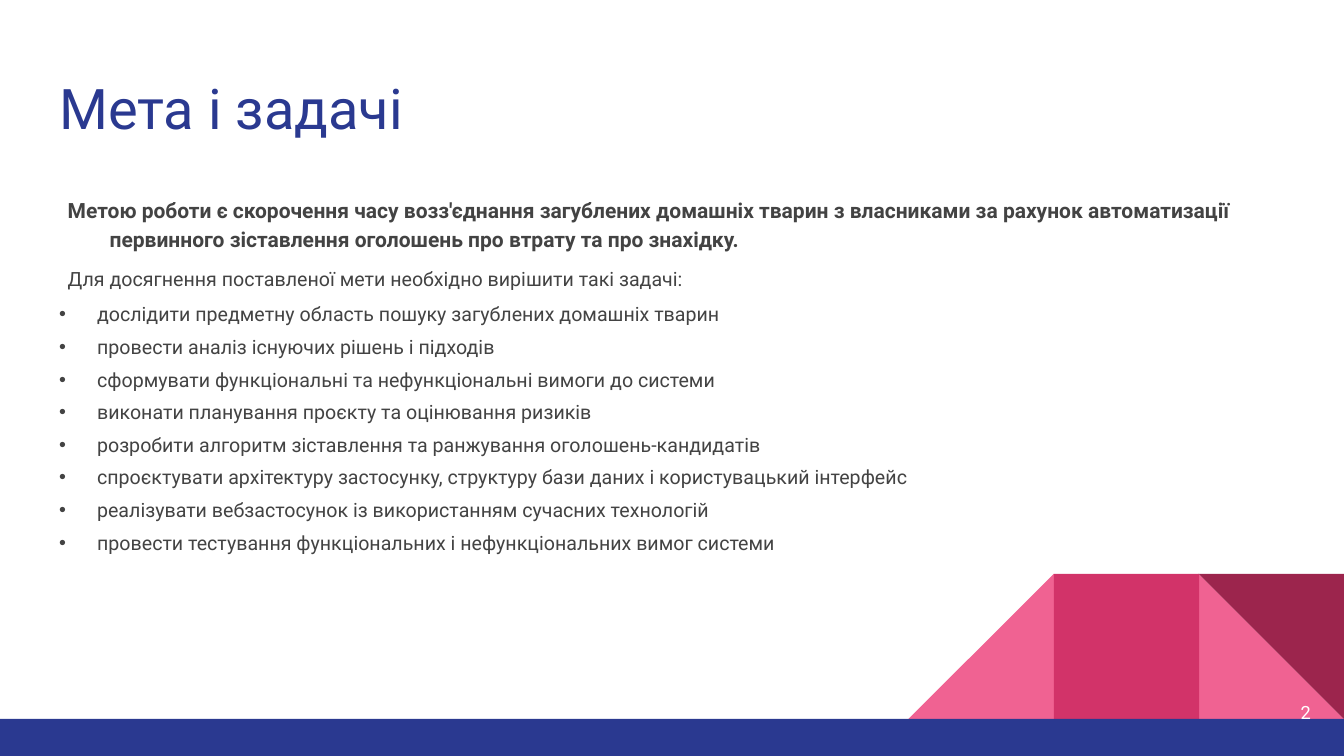
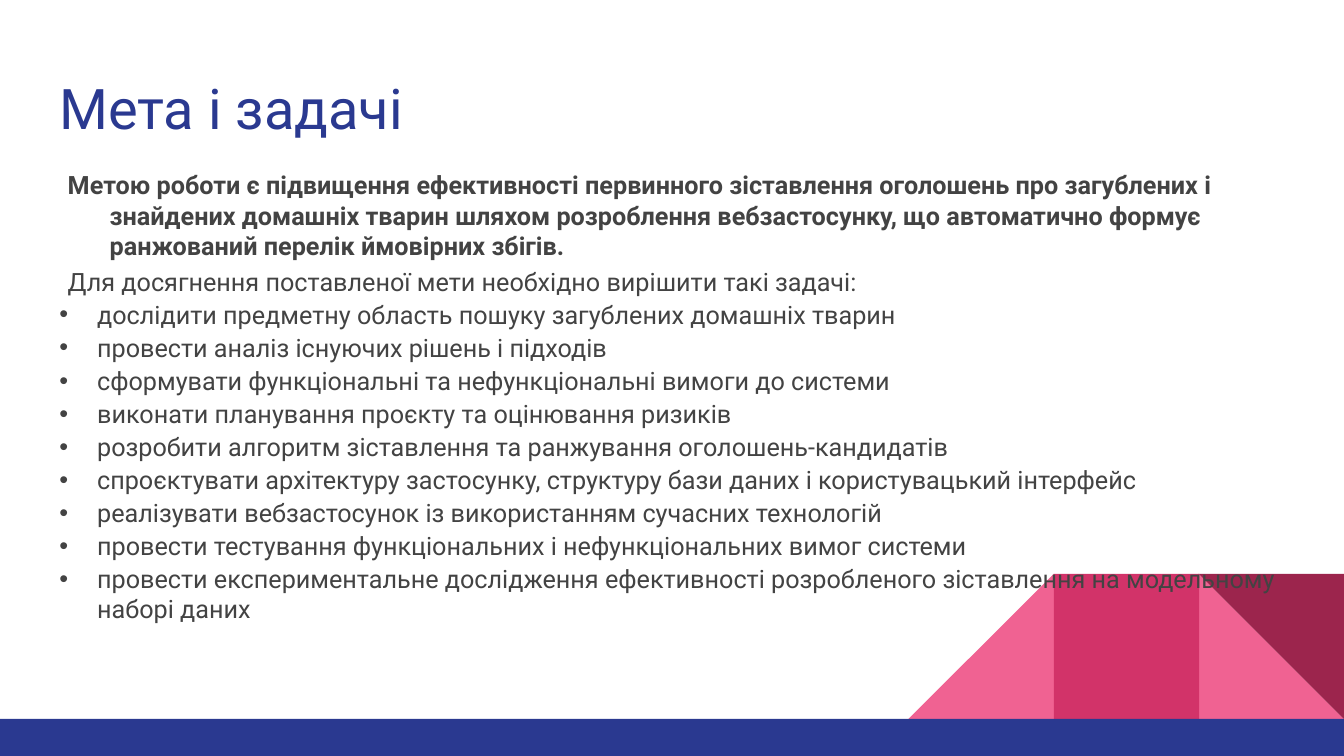
Before and after one commit to Ilyaberbx/diplomna_robota, a slide deck: slide 2 of thesis/presentation.pptx. Drawn at 1344x756 pixels with LibreOffice and Linux fonts; fonts in the diff are those of the drawing. Boxes give left, top, right and bottom in pixels: in the first picture for what was removed or moved away, otherwise in the second. Text is boxed around its words. In the diff, an @@ line names an element or a change of style, - is before the commit and + after.

```diff
--- a/thesis/presentation.pptx
+++ b/thesis/presentation.pptx
@@ text "Метою роботи є підвищення ефективності ...": place and size @@
-text "Метою роботи є підвищення ефективності ..." at (68, 202, 1229, 554)
+text "Метою роботи є підвищення ефективності ..." at (68, 175, 1274, 623)
@@ text at (68, 175, 1211, 260): text changed; size 15 to 18 pt @@
-Метою роботи є скорочення часу возз'єднання загублених домашніх тварин з власниками за рахунок автоматизації первинного зіставлення оголошень про втрату та про знахідку.
+Метою роботи є підвищення ефективності первинного зіставлення оголошень про загублених і знайдених домашніх тварин шляхом розроблення вебзастосунку, що автоматично формує ранжований перелік ймовірних збігів.
@@ text at (68, 272, 1136, 561): size 14 to 18 pt in "Для досягнення поставленої мети необхідно вирішити такі ...", "дослідити предметну область пошуку загублених домашніх твари ...", "провести аналіз існуючих рішень і підходів", "сформувати функціональні та нефункціональні вимоги до систем ..." and 5 more places; line spacing 1.15 to 1; less space between paragraphs @@
@@ text at (97, 565, 1274, 623): paragraph added @@
+• провести експериментальне дослідження ефективності розробленого зіставлення на модельному наборі даних
@@ page number removed at (1301, 706, 1311, 725) @@
-2
```
Also in this commit, not shown: 12 other slides changed, 2 slides added, 1 slide removed, 54 other files.
